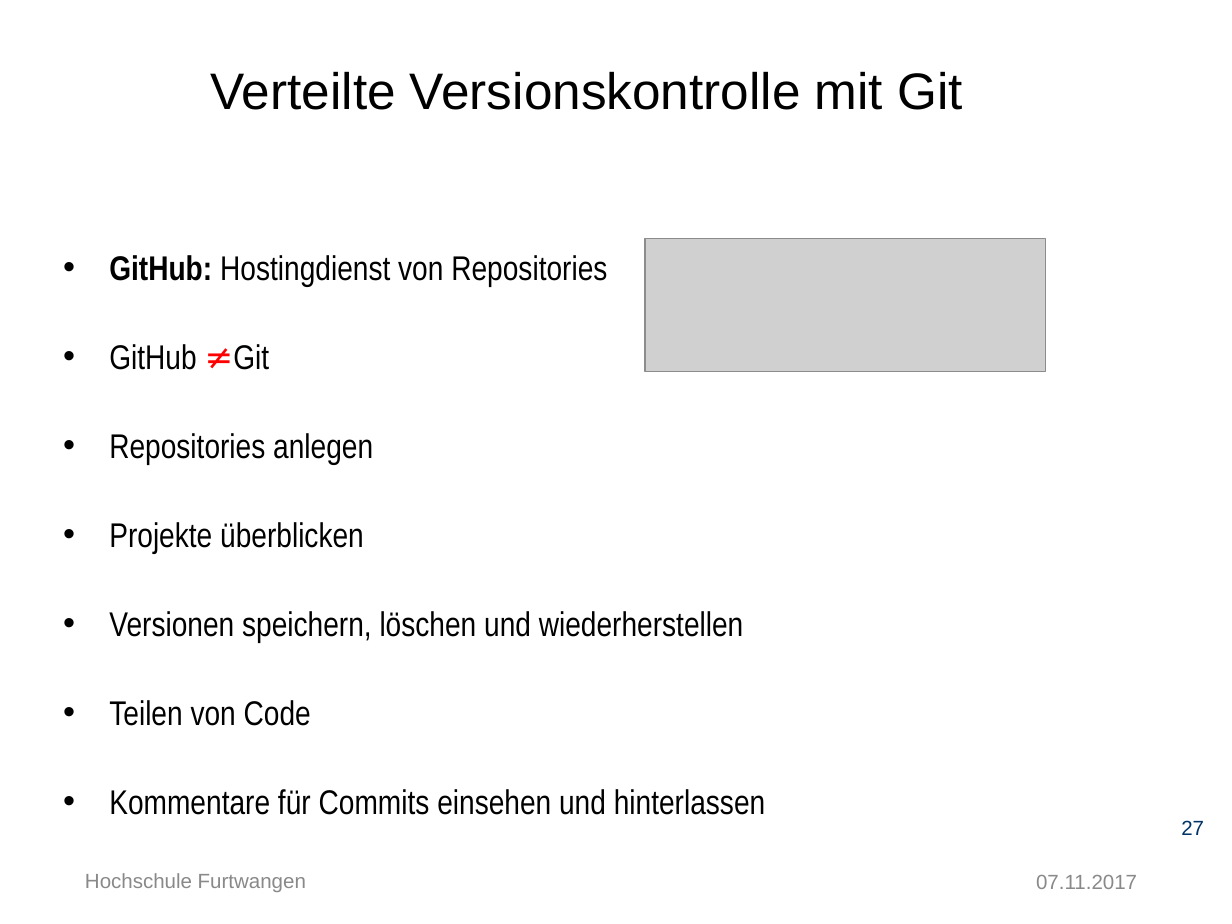
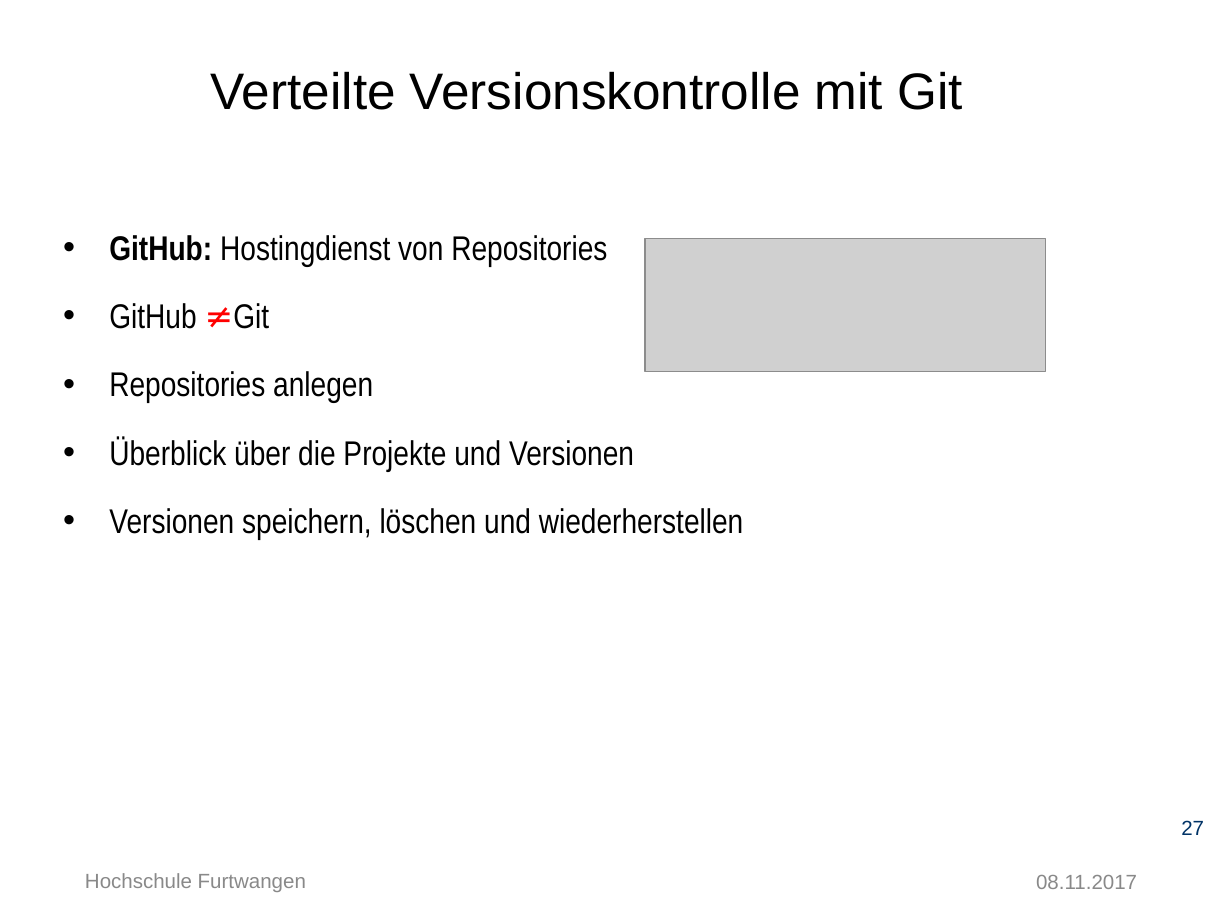
Before and after one commit to Ertugrul-Furtwangen/Erti, a slide deck: slide 27 of Thesis-Präsentation.pptx. Drawn at 1232x924 pixels with LibreOffice and Linux fonts; fonts in the diff are those of the drawing; grey boxes stand for pictures; background and template pictures are left out. Boxes give left, top, right and bottom in pixels: in the first picture for what was removed or moved away, otherwise in the second. Text is boxed around its words. In the diff, an @@ line names an element or a change of style, - is before the commit and + after.

```diff
--- a/Thesis-Präsentation.pptx
+++ b/Thesis-Präsentation.pptx
@@ text at [109,235,743,540]: line spacing 2 to 1.5 @@
@@ text at [109,437,634,472]: text changed @@
-• Projekte überblicken
+• Überblick über die Projekte und Versionen
@@ text at [109,700,765,815]: paragraphs removed @@
-• Teilen von Code
-• Kommentare für Commits einsehen und hinterlassen
@@ text at [1036,875,1137,889]: text changed @@
-07.11.2017
+08.11.2017
```
Also in this commit, not shown: 25 other slides changed, 4 slides added.
